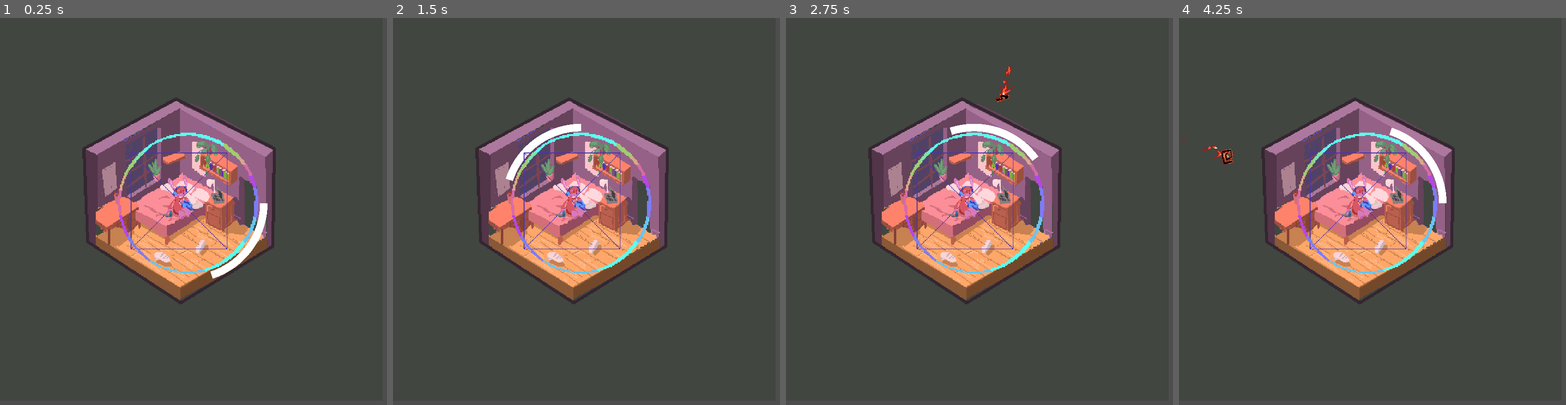
Above: before the commit, frames 1-4 (left to right).
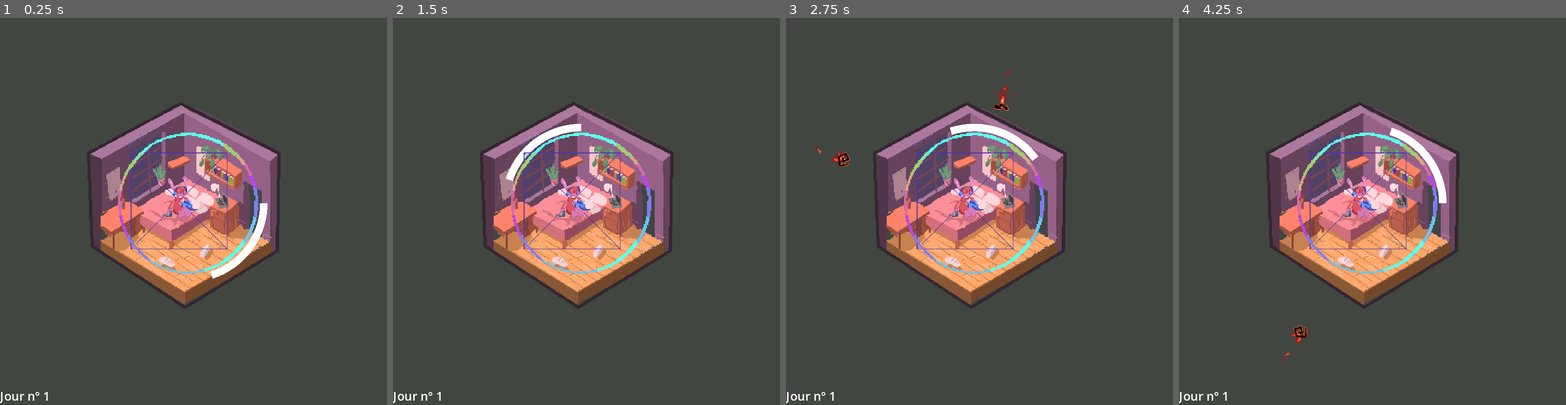
Above: after the commit, the same moments.

Repository: Zacharieg/socialBubble
Game: Godot game, scene res://scenes/game.tscn
Same seed, same stepped clock (60 frames per second), same inputs: the game is played once before the commit and once after it.
Inputs:
- Up to frame 1 (0.25 s): no input
- Up to frame 2 (1.5 s): tap Enter at 0.5 s; hold D (right) 0.53-1.28 s; hold A (left) from 1.28 s (still down)
- Up to frame 3 (2.75 s): release A (left) at 2.03 s; hold D (right) from 2.03 s (still down)
- Up to frame 4 (4.25 s): release D (right) at 3.53 s; hold A (left) from 3.53 s (still down)

The runs differ from the first frame. In frame 1, 9.6% of the frame differs, in the area x 0-73%, y 20-100%; in frame 2, 9.8%; in frame 3, 10%, in the area x 0-73%, y 12-100%; in frame 4, 10%.

Commit message:
days duration and difficulty

Diff:
--- a/scenes/game.tscn
+++ b/scenes/game.tscn
@@ -1,13 +1,18 @@
-[gd_scene load_steps=4 format=3 uid="uid://dn506tw3f4unj"]
+[gd_scene load_steps=5 format=3 uid="uid://dn506tw3f4unj"]
 
+[ext_resource type="Script" path="res://scripts/level.gd" id="1_ap1hq"]
 [ext_resource type="PackedScene" uid="uid://ix2oq52a3tjn" path="res://objects/character.tscn" id="1_hh7su"]
 [ext_resource type="Texture2D" uid="uid://cyf0a1rydt22j" path="res://ressources/Chambre.png" id="3_7ka2y"]
 [ext_resource type="Script" path="res://scripts/ennemySpawner.gd" id="3_p7uip"]
 
 [node name="game" type="Node2D"]
 
+[node name="ennemy_spawner" type="Node2D" parent="."]
+script = ExtResource("3_p7uip")
+
 [node name="level" type="Node2D" parent="."]
 position = Vector2(250, 250)
+script = ExtResource("1_ap1hq")
 
 [node name="bg" type="Sprite2D" parent="level"]
 texture = ExtResource("3_7ka2y")
@@ -15,5 +20,13 @@
 [node name="character" parent="." instance=ExtResource("1_hh7su")]
 position = Vector2(249, 245)
 
-[node name="ennemy_spawner" type="Node2D" parent="."]
-script = ExtResource("3_p7uip")
+[node name="ui" type="CanvasLayer" parent="."]
+
+[node name="Label" type="Label" parent="ui"]
+anchors_preset = 2
+anchor_top = 1.0
+anchor_bottom = 1.0
+offset_top = -23.0
+offset_right = 40.0
+grow_vertical = 0
+text = "Démarrage du jeu"
--- a/scripts/character.gd
+++ b/scripts/character.gd
@@ -15,12 +15,12 @@
 
 func hit_ennemy(ennemy : Ennemy):
 	ennemy.die()
-	if not shield.is_ennemy_on_shields(ennemy):
-		hurt()
-
-func hurt():
-	#get_tree().quit()
-	print("do nothing")
+	#if not shield.is_ennemy_on_shields(ennemy):
+		#hurt()
+#
+#func hurt():
+	##get_tree().quit()
+	#print("do nothing")
 
 func _on_area_entered(area: Area2D) -> void:
 	if area is Ennemy:
--- a/scripts/ennemySpawner.gd
+++ b/scripts/ennemySpawner.gd
@@ -2,15 +2,15 @@
 class_name EnnemySpawner
 
 @onready var spawn_dist = get_viewport_rect().size.x/2
-
-#func _process(delta):
-	#var timer = SceneTree.create_timer()
-	#spawnEnnemy()
-	#queue_free()
+@onready var inbetween_spawning_time = 2.0
+@onready var inbetween_rand_time = 0.0
 
 var timer: Timer
 
 func _ready():
+	set_spawning_timer()
+
+func set_spawning_timer():
 	position = get_viewport_rect().size / 2.
 
 	# Créer un timer
@@ -18,7 +18,13 @@
 	add_child(timer)
 
 	# Configurer le timer pour qu'il se déclenche toutes les 2 secondes
-	timer.set_wait_time(2.0)
+	#randomize value
+	inbetween_rand_time = randf_range(0.0, 0.5)
+	if inbetween_spawning_time + inbetween_rand_time <= 0.1:
+		timer.set_wait_time(0.1)
+	else:
+		timer.set_wait_time(inbetween_spawning_time + inbetween_rand_time)
+	print("wait time", timer.wait_time)
 	timer.set_one_shot(false)
 
 	# Connecter le signal timeout du timer à la fonction spawnEnnemy
--- a/scripts/level.gd
+++ b/scripts/level.gd
@@ -1,12 +1,46 @@
 extends Node2D
 
+var day_timer: Timer
+var current_day = 1
+var difficulty_frequency_diminishing = 0.5
+const DAYS_DURATION = 5.0
 
 # Called when the node enters the scene tree for the first time.
 func _ready() -> void:
 	position = get_viewport_rect().size / 2.
+
+	new_day()
+
 	pass # Replace with function body.
 
 
-# Called every frame. 'delta' is the elapsed time since the previous frame.
-func _process(delta: float) -> void:
+func new_day():
+	print("the day starts")
+	#print("Current day : ", current_day)
+	get_tree().get_root().get_node("game/ui/Label").text = str("Jour n° ", current_day)
+	get_tree().get_root().get_node("game/ennemy_spawner").inbetween_spawning_time -= difficulty_frequency_diminishing
+	get_tree().get_root().get_node("game/ennemy_spawner").set_spawning_timer()
+	set_day_timer()
+
+func set_day_timer():
+	position = get_viewport_rect().size / 2.
+
+	# Créer un timer
+	day_timer = Timer.new()
+	add_child(day_timer)
+
+	# Configurer le timer pour qu'il se déclenche toutes les 2 secondes
+	day_timer.set_wait_time(DAYS_DURATION)
+	day_timer.set_one_shot(true)
+
+	# Connecter le signal timeout du timer à la fonction spawnEnnemy
+	day_timer.connect("timeout", Callable(self, "finish_day"))
+
+	# Démarrer le timer
+	day_timer.start()
+
+func finish_day():
+	print("jour 1 terminé")
+	current_day += 1
+	new_day()
 	pass
